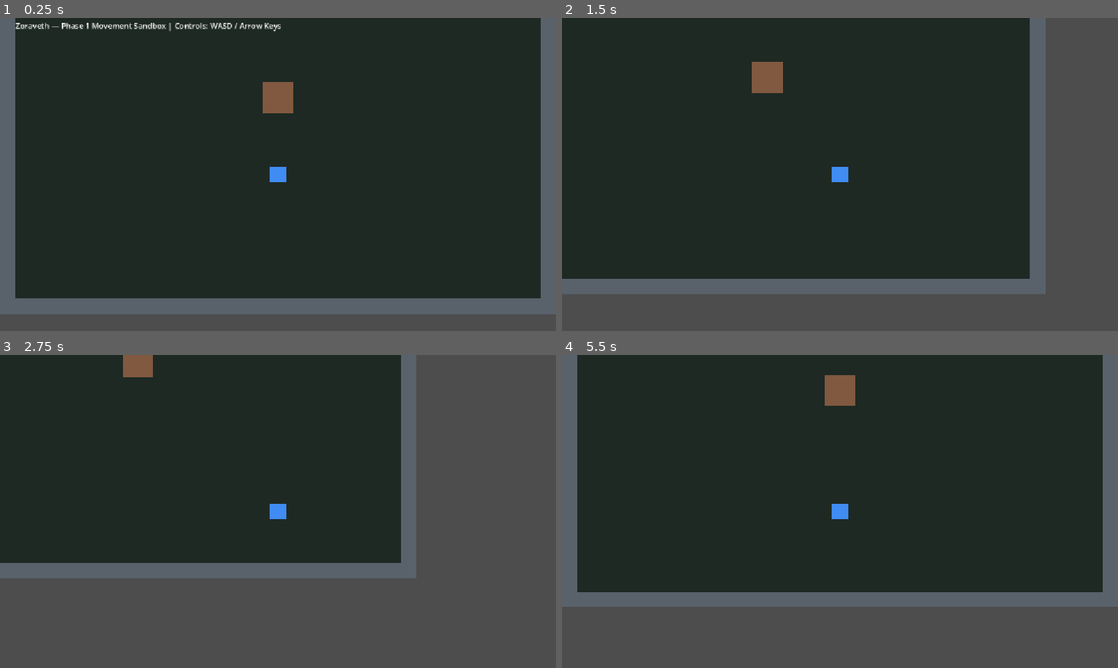
Above: before the commit, frames 1-4 (two rows, left to right).
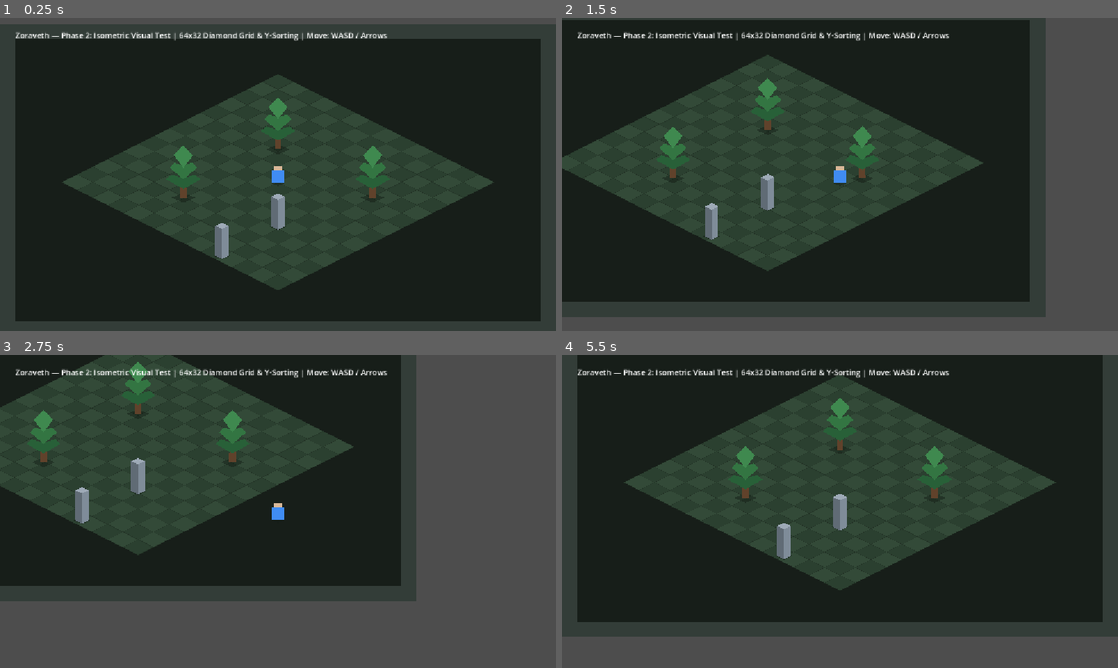
Above: after the commit, the same moments.

Repository: harshitthek/zoraveth
Game: Godot game, scene res://scenes/world.tscn
Two runs of this game, one before a commit and one after it. Both use one fixed random seed, a clock stepped at 60 frames per second and the inputs below.
Inputs:
- Up to frame 1 (0.25 s): no input
- Up to frame 2 (1.5 s): tap Enter at 0.5 s; hold D (move_right) 0.53-1.28 s; hold S (move_down) from 1.28 s (still down)
- Up to frame 3 (2.75 s): release S (move_down) at 2.03 s; hold D (move_right) from 2.03 s (still down)
- Up to frame 4 (5.5 s): release D (move_right) at 2.78 s; hold W (move_up) 2.78-3.53 s; hold A (move_left) 3.53-5.03 s; hold S (move_down) from 5.03 s (still down)

The runs differ from the first frame. In frame 1, 33% of the frame differs, in the area x 0-100%, y 0-100%; in frame 2, 28%; in frame 3, 24%; in frame 4, 33%, in the area x 0-100%, y 0-90%.

Commit message:
Implement Phase 2 isometric visual test and mandatory CodeRabbit validation
- Add 2:1 isometric diamond projection convention (64x32 px) with IsometricGround script
- Create reusable IsometricTree and IsometricPillar scenes with separated collision footprints
- Restructure Player and World scene with SortableEntities container and y_sort_enabled = true
- Verify character occlusion behind canopy and Y-sorting in front/behind environmental objects
- Add mandatory CodeRabbit review step to AGENTS.md and docs/workflow.md
- Record technical decision T-014 and update Phase 2 documentation

Diff:
--- /dev/null
+++ b/scenes/environment/pillar.tscn
@@ -0,0 +1,26 @@
+[gd_scene load_steps=2 format=3]
+
+[sub_resource type="RectangleShape2D" id="RectangleShape2D_base"]
+size = Vector2(26, 14)
+
+[node name="IsometricPillar" type="StaticBody2D"]
+
+[node name="Shadow" type="Polygon2D" parent="."]
+color = Color(0.06, 0.1, 0.07, 0.45)
+polygon = PackedVector2Array(-18, 0, 0, -8, 18, 0, 0, 8)
+
+[node name="CollisionShape2D" type="CollisionShape2D" parent="."]
+position = Vector2(0, -7)
+shape = SubResource("RectangleShape2D_base")
+
+[node name="SideLeft" type="Polygon2D" parent="."]
+color = Color(0.38, 0.42, 0.46, 1)
+polygon = PackedVector2Array(-14, 0, 0, 7, 0, -55, -14, -62)
+
+[node name="SideRight" type="Polygon2D" parent="."]
+color = Color(0.5, 0.55, 0.6, 1)
+polygon = PackedVector2Array(0, 7, 14, 0, 14, -62, 0, -55)
+
+[node name="TopCap" type="Polygon2D" parent="."]
+color = Color(0.62, 0.67, 0.72, 1)
+polygon = PackedVector2Array(0, -55, 14, -62, 0, -69, -14, -62)
--- /dev/null
+++ b/scenes/environment/tree.tscn
@@ -0,0 +1,30 @@
+[gd_scene load_steps=2 format=3]
+
+[sub_resource type="RectangleShape2D" id="RectangleShape2D_trunk"]
+size = Vector2(20, 12)
+
+[node name="IsometricTree" type="StaticBody2D"]
+
+[node name="Shadow" type="Polygon2D" parent="."]
+color = Color(0.06, 0.1, 0.07, 0.45)
+polygon = PackedVector2Array(-24, 0, 0, -10, 24, 0, 0, 10)
+
+[node name="CollisionShape2D" type="CollisionShape2D" parent="."]
+position = Vector2(0, -6)
+shape = SubResource("RectangleShape2D_trunk")
+
+[node name="Trunk" type="Polygon2D" parent="."]
+color = Color(0.38, 0.26, 0.17, 1)
+polygon = PackedVector2Array(-7, 0, 7, 0, 6, -36, -6, -36)
+
+[node name="CanopyLower" type="Polygon2D" parent="."]
+color = Color(0.16, 0.38, 0.22, 1)
+polygon = PackedVector2Array(0, -18, 36, -38, 24, -48, 0, -40, -24, -48, -36, -38)
+
+[node name="CanopyMid" type="Polygon2D" parent="."]
+color = Color(0.2, 0.46, 0.26, 1)
+polygon = PackedVector2Array(0, -38, 28, -62, 18, -72, 0, -66, -18, -72, -28, -62)
+
+[node name="CanopyTop" type="Polygon2D" parent="."]
+color = Color(0.25, 0.54, 0.31, 1)
+polygon = PackedVector2Array(0, -62, 20, -88, 0, -108, -20, -88)
--- a/scenes/player/player.tscn
+++ b/scenes/player/player.tscn
@@ -2,20 +2,32 @@
 
 [ext_resource type="Script" path="res://scripts/player/player.gd" id="1_script"]
 
-[sub_resource type="RectangleShape2D" id="RectangleShape2D_player"]
-size = Vector2(32, 32)
+[sub_resource type="RectangleShape2D" id="RectangleShape2D_footprint"]
+size = Vector2(22, 12)
 
 [node name="Player" type="CharacterBody2D"]
 script = ExtResource("1_script")
 
-[node name="Visual" type="ColorRect" parent="."]
-offset_left = -16.0
-offset_top = -16.0
-offset_right = 16.0
-offset_bottom = 16.0
+[node name="Shadow" type="Polygon2D" parent="."]
+color = Color(0.06, 0.1, 0.08, 0.4)
+polygon = PackedVector2Array(-14, 0, 0, -6, 14, 0, 0, 6)
+
+[node name="CollisionShape2D" type="CollisionShape2D" parent="."]
+position = Vector2(0, -6)
+shape = SubResource("RectangleShape2D_footprint")
+
+[node name="Body" type="ColorRect" parent="."]
+offset_left = -12.0
+offset_top = -28.0
+offset_right = 12.0
 color = Color(0.25, 0.55, 0.95, 1)
 
-[node name="CollisionShape2D" type="CollisionShape2D" parent="."]
-shape = SubResource("RectangleShape2D_player")
+[node name="Head" type="ColorRect" parent="."]
+offset_left = -8.0
+offset_top = -36.0
+offset_right = 8.0
+offset_bottom = -28.0
+color = Color(0.85, 0.72, 0.6, 1)
 
 [node name="Camera2D" type="Camera2D" parent="."]
+position = Vector2(0, -18)
--- a/scenes/world.tscn
+++ b/scenes/world.tscn
@@ -1,6 +1,9 @@
-[gd_scene load_steps=7 format=3]
+[gd_scene load_steps=8 format=3]
 
-[ext_resource type="PackedScene" path="res://scenes/player/player.tscn" id="1_player"]
+[ext_resource type="Script" path="res://scripts/world/isometric_ground.gd" id="1_ground_script"]
+[ext_resource type="PackedScene" path="res://scenes/player/player.tscn" id="2_player"]
+[ext_resource type="PackedScene" path="res://scenes/environment/tree.tscn" id="3_tree"]
+[ext_resource type="PackedScene" path="res://scenes/environment/pillar.tscn" id="4_pillar"]
 
 [sub_resource type="RectangleShape2D" id="RectangleShape2D_horizontal"]
 size = Vector2(1152, 32)
@@ -8,89 +11,100 @@
 [sub_resource type="RectangleShape2D" id="RectangleShape2D_vertical"]
 size = Vector2(32, 600)
 
-[sub_resource type="RectangleShape2D" id="RectangleShape2D_obstacle"]
-size = Vector2(64, 64)
-
 [node name="World" type="Node2D"]
 
-[node name="Ground" type="ColorRect" parent="."]
+[node name="Backdrop" type="ColorRect" parent="."]
 offset_right = 1152.0
 offset_bottom = 648.0
-color = Color(0.12, 0.16, 0.14, 1)
+color = Color(0.09, 0.12, 0.1, 1)
 
-[node name="Instructions" type="Label" parent="."]
+[node name="IsometricGround" type="Node2D" parent="."]
+script = ExtResource("1_ground_script")
+tile_width = 64.0
+tile_height = 32.0
+grid_size = Vector2i(14, 14)
+grid_origin = Vector2(576, 120)
+
+[node name="UI" type="CanvasLayer" parent="."]
+
+[node name="Instructions" type="Label" parent="UI"]
 offset_left = 32.0
-offset_top = 40.0
-offset_right = 450.0
-offset_bottom = 70.0
-text = "Zoraveth — Phase 1 Movement Sandbox | Controls: WASD / Arrow Keys"
+offset_top = 24.0
+offset_right = 720.0
+offset_bottom = 54.0
+text = "Zoraveth — Phase 2: Isometric Visual Test | 64x32 Diamond Grid & Y-Sorting | Move: WASD / Arrows"
 
-[node name="Walls" type="Node2D" parent="."]
+[node name="SortableEntities" type="Node2D" parent="."]
+y_sort_enabled = true
 
-[node name="TopWall" type="StaticBody2D" parent="Walls"]
+[node name="TreeNorth" parent="SortableEntities" instance=ExtResource("3_tree")]
+position = Vector2(576, 260)
+
+[node name="TreeWest" parent="SortableEntities" instance=ExtResource("3_tree")]
+position = Vector2(380, 360)
+
+[node name="TreeEast" parent="SortableEntities" instance=ExtResource("3_tree")]
+position = Vector2(772, 360)
+
+[node name="PillarCenter" parent="SortableEntities" instance=ExtResource("4_pillar")]
+position = Vector2(576, 420)
+
+[node name="PillarSouthWest" parent="SortableEntities" instance=ExtResource("4_pillar")]
+position = Vector2(460, 480)
+
+[node name="Player" parent="SortableEntities" instance=ExtResource("2_player")]
+position = Vector2(576, 330)
+
+[node name="Boundaries" type="Node2D" parent="."]
+
+[node name="TopWall" type="StaticBody2D" parent="Boundaries"]
 position = Vector2(576, 16)
 
-[node name="CollisionShape2D" type="CollisionShape2D" parent="Walls/TopWall"]
+[node name="CollisionShape2D" type="CollisionShape2D" parent="Boundaries/TopWall"]
 shape = SubResource("RectangleShape2D_horizontal")
 
-[node name="Visual" type="ColorRect" parent="Walls/TopWall"]
+[node name="Visual" type="ColorRect" parent="Boundaries/TopWall"]
 offset_left = -576.0
 offset_top = -16.0
 offset_right = 576.0
 offset_bottom = 16.0
-color = Color(0.35, 0.38, 0.42, 1)
+color = Color(0.2, 0.24, 0.22, 1)
 
-[node name="BottomWall" type="StaticBody2D" parent="Walls"]
+[node name="BottomWall" type="StaticBody2D" parent="Boundaries"]
 position = Vector2(576, 632)
 
-[node name="CollisionShape2D" type="CollisionShape2D" parent="Walls/BottomWall"]
+[node name="CollisionShape2D" type="CollisionShape2D" parent="Boundaries/BottomWall"]
 shape = SubResource("RectangleShape2D_horizontal")
 
-[node name="Visual" type="ColorRect" parent="Walls/BottomWall"]
+[node name="Visual" type="ColorRect" parent="Boundaries/BottomWall"]
 offset_left = -576.0
 offset_top = -16.0
 offset_right = 576.0
 offset_bottom = 16.0
-color = Color(0.35, 0.38, 0.42, 1)
+color = Color(0.2, 0.24, 0.22, 1)
 
-[node name="LeftWall" type="StaticBody2D" parent="Walls"]
+[node name="LeftWall" type="StaticBody2D" parent="Boundaries"]
 position = Vector2(16, 324)
 
-[node name="CollisionShape2D" type="CollisionShape2D" parent="Walls/LeftWall"]
+[node name="CollisionShape2D" type="CollisionShape2D" parent="Boundaries/LeftWall"]
 shape = SubResource("RectangleShape2D_vertical")
 
-[node name="Visual" type="ColorRect" parent="Walls/LeftWall"]
+[node name="Visual" type="ColorRect" parent="Boundaries/LeftWall"]
 offset_left = -16.0
 offset_top = -300.0
 offset_right = 16.0
 offset_bottom = 300.0
-color = Color(0.35, 0.38, 0.42, 1)
+color = Color(0.2, 0.24, 0.22, 1)
 
-[node name="RightWall" type="StaticBody2D" parent="Walls"]
+[node name="RightWall" type="StaticBody2D" parent="Boundaries"]
 position = Vector2(1136, 324)
 
-[node name="CollisionShape2D" type="CollisionShape2D" parent="Walls/RightWall"]
+[node name="CollisionShape2D" type="CollisionShape2D" parent="Boundaries/RightWall"]
 shape = SubResource("RectangleShape2D_vertical")
 
-[node name="Visual" type="ColorRect" parent="Walls/RightWall"]
+[node name="Visual" type="ColorRect" parent="Boundaries/RightWall"]
 offset_left = -16.0
 offset_top = -300.0
 offset_right = 16.0
 offset_bottom = 300.0
-color = Color(0.35, 0.38, 0.42, 1)
-
-[node name="ObstaclePillar" type="StaticBody2D" parent="Walls"]
-position = Vector2(576, 200)
-
-[node name="CollisionShape2D" type="CollisionShape2D" parent="Walls/ObstaclePillar"]
-shape = SubResource("RectangleShape2D_obstacle")
-
-[node name="Visual" type="ColorRect" parent="Walls/ObstaclePillar"]
-offset_left = -32.0
-offset_top = -32.0
-offset_right = 32.0
-offset_bottom = 32.0
-color = Color(0.5, 0.35, 0.25, 1)
-
-[node name="Player" parent="." instance=ExtResource("1_player")]
-position = Vector2(576, 360)
+color = Color(0.2, 0.24, 0.22, 1)
--- /dev/null
+++ b/scripts/world/isometric_ground.gd
@@ -0,0 +1,64 @@
+@tool
+class_name IsometricGround
+extends Node2D
+
+## Isometric diamond tile width in pixels (2:1 projection).
+@export var tile_width: float = 64.0:
+	set(value):
+		tile_width = value
+		queue_redraw()
+
+## Isometric diamond tile height in pixels (2:1 projection).
+@export var tile_height: float = 32.0:
+	set(value):
+		tile_height = value
+		queue_redraw()
+
+## Dimensions of the isometric grid in tile coordinates.
+@export var grid_size: Vector2i = Vector2i(14, 14):
+	set(value):
+		grid_size = value
+		queue_redraw()
+
+## Screen origin point where tile (0, 0) is centered.
+@export var grid_origin: Vector2 = Vector2(576.0, 120.0):
+	set(value):
+		grid_origin = value
+		queue_redraw()
+
+## Alternating tile colors for visual readability.
+@export var tile_color_a: Color = Color(0.17, 0.25, 0.19, 1.0):
+	set(value):
+		tile_color_a = value
+		queue_redraw()
+
+@export var tile_color_b: Color = Color(0.20, 0.29, 0.22, 1.0):
+	set(value):
+		tile_color_b = value
+		queue_redraw()
+
+@export var grid_line_color: Color = Color(0.13, 0.19, 0.14, 0.5):
+	set(value):
+		grid_line_color = value
+		queue_redraw()
+
+
+func _draw() -> void:
+	var half_w: float = tile_width * 0.5
+	var half_h: float = tile_height * 0.5
+
+	for gy in range(grid_size.y):
+		for gx in range(grid_size.x):
+			var cx: float = grid_origin.x + (float(gx) - float(gy)) * half_w
+			var cy: float = grid_origin.y + (float(gx) + float(gy)) * half_h
+
+			var top: Vector2 = Vector2(cx, cy - half_h)
+			var right: Vector2 = Vector2(cx + half_w, cy)
+			var bottom: Vector2 = Vector2(cx, cy + half_h)
+			var left: Vector2 = Vector2(cx - half_w, cy)
+
+			var poly: PackedVector2Array = PackedVector2Array([top, right, bottom, left])
+			var fill_color: Color = tile_color_a if (gx + gy) % 2 == 0 else tile_color_b
+
+			draw_colored_polygon(poly, fill_color)
+			draw_polyline(PackedVector2Array([top, right, bottom, left, top]), grid_line_color, 1.0)
Not shown, added: scripts/world/isometric_ground.gd.uid
Not shown, changed: AGENTS.md
Not shown, changed: README.md
Not shown, changed: docs/CHANGELOG.md
Not shown, changed: docs/art-audio-and-ui.md
Not shown, changed: docs/decisions.md
Not shown, changed: docs/phases.md
Not shown, changed: docs/workflow.md
